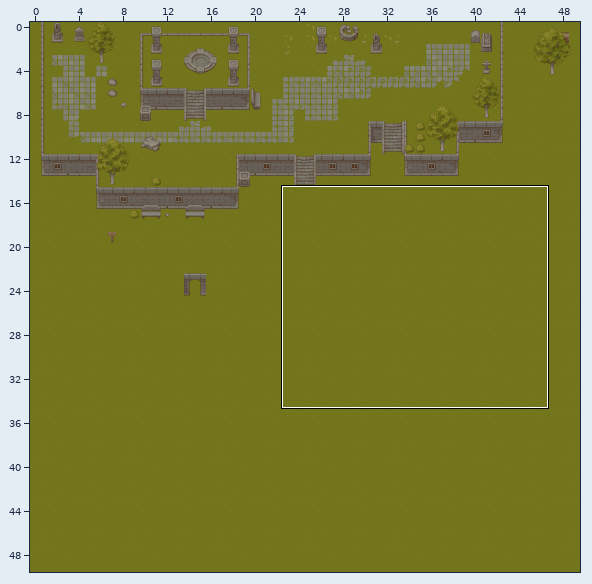
Tiled map -- Resources/Maps/RebirthTemple/RebirthTemple.tmx. Above, an overview of the earlier version with the close-up marked.
Close-up. Before the edit:
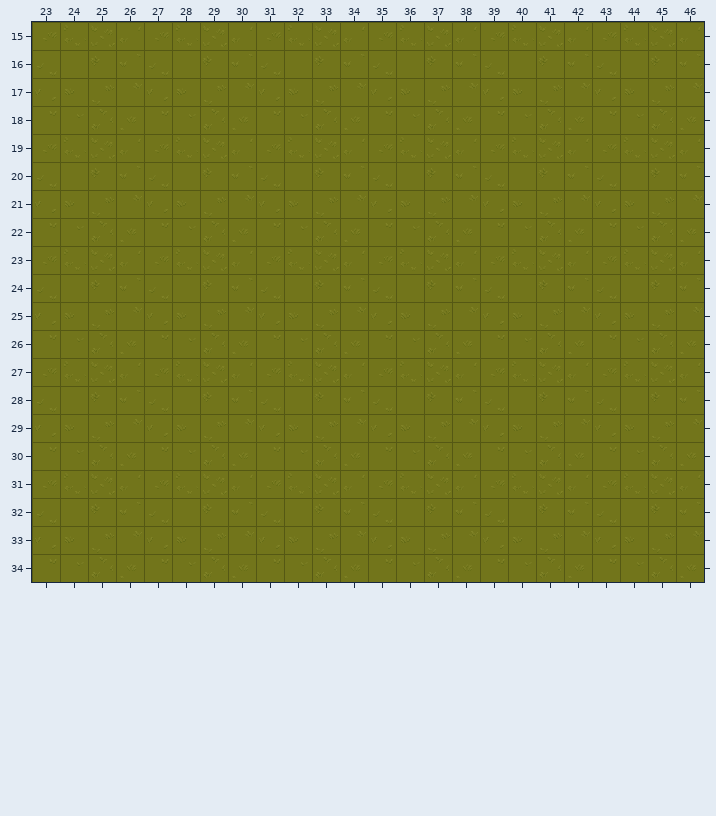
Cells are 32x32 px. Shown: x 23..46, y 15..34. The commit also changed other parts of the map, which this record leaves out.
Once edited:
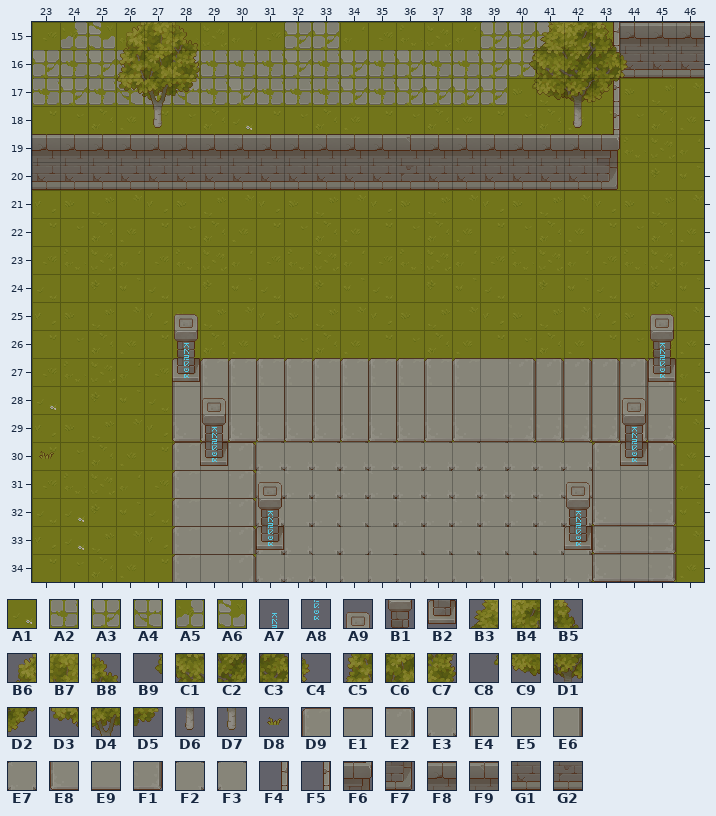
Key: from "RebirthGrass": A1 7, A2 40, A3 41, A4 48, A5 60, A6 61; from "RebirthItems": A7 56, A8 72, A9 91, B1 107, B2 123; from "RebirthPlants": B3 17, B4 18, B5 19, B6 21, B7 22, B8 23, B9 32, C1 33, C2 34, C3 35, C4 36, C5 37, C6 38, C7 39, C8 48, C9 49, D1 50, D2 51, D3 53, D4 54, D5 55, D6 66, D7 70, D8 192; from "RebirthStoneGround": D9 0, E1 1, E2 2, E3 4, E4 8, E5 9, E6 10, E7 12, E8 16, E9 17, F1 18, F2 20, F3 28; from "RebirthWall": F4 26, F5 42, F6 61, F7 77, F8 99, F9 100, G1 115, G2 116.
__ is an empty cell, .. an unchanged one.
Tiles of an added or newly shown layer are drawn over the layers below it.
Edits made:
--- layer "Struct"
@@ x 23..46 @@
-15 .. __ __ .. .. .. .. .. .. __ __ .. .. .. .. .. __ __ __ .. __ __ __ __
-16 __ __ __ __ .. __ __ __ __ __ __ __ __ __ __ __ __ __ .. .. __ __ __ __
-17 __ __ __ __ __ __ __ __ __ __ __ __ __ __ __ __ __ .. .. .. __ .. .. ..
-18 .. .. .. .. .. .. .. .. .. .. .. .. .. .. .. .. .. .. .. .. __ .. .. ..
-19 __ __ __ __ __ __ __ __ __ __ __ __ __ __ __ __ __ __ __ __ __ .. .. ..
-20 __ __ __ __ __ __ __ __ __ __ __ __ __ __ __ __ __ __ __ __ __ .. .. ..
+15 .. A5 A6 .. .. .. .. .. .. A3 A3 .. .. .. .. .. A3 A3 A3 .. F4 F8 F8 F8
+16 A3 A2 A3 A4 .. A4 A2 A2 A2 A3 A2 A3 A2 A3 A2 A2 A3 A3 .. .. F5 G1 G1 G1
+17 A2 A3 A2 A4 A3 A4 A2 A3 A2 A2 A2 A3 A2 A3 A3 A3 A3 .. .. .. F5 .. .. ..
+18 .. .. .. .. .. .. .. .. .. .. .. .. .. .. .. .. .. .. .. .. F5 .. .. ..
+19 F8 F8 F8 F8 F8 F8 F8 F8 F8 F8 F8 F8 F8 F9 F8 F8 F8 F8 F8 F8 F6 .. .. ..
+20 G1 G1 G1 G1 G1 G1 G1 G1 G1 G1 G1 G1 G1 G2 G1 G1 G1 G1 G1 G1 F7 .. .. ..
@@ x 28..45 @@
-27 __ __ __ __ __ __ __ __ __ __ __ __ __ __ __ __ __ __
-28 __ __ __ __ __ __ __ __ __ __ __ __ __ __ __ __ __ __
-29 __ __ __ __ __ __ __ __ __ __ __ __ __ __ __ __ __ __
-30 __ __ __ __ __ __ __ __ __ __ __ __ __ __ __ __ __ __
-31 __ __ __ __ __ __ __ __ __ __ __ __ __ __ __ __ __ __
-32 __ __ __ __ __ __ __ __ __ __ __ __ __ __ __ __ __ __
-33 __ __ __ __ __ __ __ __ __ __ __ __ __ __ __ __ __ __
-34 __ __ __ __ __ __ __ __ __ __ __ __ __ __ __ __ __ __
+27 D9 D9 D9 D9 D9 D9 D9 D9 D9 D9 D9 E1 E2 E2 E2 E2 E2 E2
+28 E4 E4 E4 E4 E4 E4 E4 E4 E4 E4 E4 E5 E6 E6 E6 E6 E6 E6
+29 E8 E8 E8 E8 E8 E8 E8 E8 E8 E8 E8 E9 F1 F1 F1 F1 F1 F1
+30 D9 E1 E2 E3 E3 E3 E3 E3 E3 E3 E3 E3 E3 E3 E3 D9 E1 E2
+31 D9 E1 E2 E7 E7 E3 E7 E7 E3 E3 E3 E3 E3 E3 E3 E4 E5 E6
+32 D9 E1 E2 E3 F2 E7 F2 F2 E7 E7 E7 E7 E7 E7 E7 E8 E9 F1
+33 D9 E1 E2 E3 E3 F2 F3 F3 F2 F2 F2 F2 F2 F2 F2 E8 E9 F1
+34 D9 E1 E2 E3 E7 F3 F3 F3 F3 F3 F3 F3 F3 F3 E3 E8 E9 F1
--- layer "Decoration"
@@ x 26..44 @@
-15 __ __ __ .. .. .. .. .. .. .. .. .. .. .. .. __ __ __ ..
-16 __ __ __ .. .. .. .. .. .. .. .. .. .. .. __ __ __ __ __
-17 __ __ __ .. .. .. .. .. .. .. .. .. .. .. __ __ __ __ ..
-18 .. __ .. .. __ .. .. .. .. .. .. .. .. .. .. .. __ .. ..
+15 B6 B7 B8 .. .. .. .. .. .. .. .. .. .. .. .. B3 B4 B5 ..
+16 C5 C6 C7 .. .. .. .. .. .. .. .. .. .. .. B9 C1 C2 C3 C4
+17 D3 D4 D5 .. .. .. .. .. .. .. .. .. .. .. C8 C9 D1 D2 ..
+18 .. D7 .. .. A1 .. .. .. .. .. .. .. .. .. .. .. D6 .. ..
@@ x 23..45 @@
-25 .. .. .. .. .. __ .. .. .. .. .. .. .. .. .. .. .. .. .. .. .. .. __
-26 .. .. .. .. .. __ .. .. .. .. .. .. .. .. .. .. .. .. .. .. .. .. __
-27 .. .. .. .. .. __ .. .. .. .. .. .. .. .. .. .. .. .. .. .. .. .. __
-28 __ .. .. .. .. .. __ .. .. .. .. .. .. .. .. .. .. .. .. .. .. __ ..
-29 .. .. .. .. .. .. __ .. .. .. .. .. .. .. .. .. .. .. .. .. .. __ ..
-30 __ .. .. .. .. .. __ .. .. .. .. .. .. .. .. .. .. .. .. .. .. __ ..
-31 .. .. .. .. .. .. .. .. __ .. .. .. .. .. .. .. .. .. .. __ .. .. ..
-32 .. __ .. .. .. .. .. .. __ .. .. .. .. .. .. .. .. .. .. __ .. .. ..
-33 .. __ .. .. .. .. .. .. __ .. .. .. .. .. .. .. .. .. .. __ .. .. ..
+25 .. .. .. .. .. A9 .. .. .. .. .. .. .. .. .. .. .. .. .. .. .. .. A9
+26 .. .. .. .. .. B1 .. .. .. .. .. .. .. .. .. .. .. .. .. .. .. .. B1
+27 .. .. .. .. .. B2 .. .. .. .. .. .. .. .. .. .. .. .. .. .. .. .. B2
+28 A1 .. .. .. .. .. A9 .. .. .. .. .. .. .. .. .. .. .. .. .. .. A9 ..
+29 .. .. .. .. .. .. B1 .. .. .. .. .. .. .. .. .. .. .. .. .. .. B1 ..
+30 D8 .. .. .. .. .. B2 .. .. .. .. .. .. .. .. .. .. .. .. .. .. B2 ..
+31 .. .. .. .. .. .. .. .. A9 .. .. .. .. .. .. .. .. .. .. A9 .. .. ..
+32 .. A1 .. .. .. .. .. .. B1 .. .. .. .. .. .. .. .. .. .. B1 .. .. ..
+33 .. A1 .. .. .. .. .. .. B2 .. .. .. .. .. .. .. .. .. .. B2 .. .. ..
--- layer "Magic" (added)
@@ x 28..45 @@
-26 __ .. .. .. .. .. .. .. .. .. .. .. .. .. .. .. .. __
-27 __ .. .. .. .. .. .. .. .. .. .. .. .. .. .. .. .. __
+26 A7 .. .. .. .. .. .. .. .. .. .. .. .. .. .. .. .. A7
+27 A8 .. .. .. .. .. .. .. .. .. .. .. .. .. .. .. .. A8
@@ x 29..44 @@
-29 __ .. .. .. .. .. .. .. .. .. .. .. .. .. .. __
-30 __ .. .. .. .. .. .. .. .. .. .. .. .. .. .. __
+29 A7 .. .. .. .. .. .. .. .. .. .. .. .. .. .. A7
+30 A8 .. .. .. .. .. .. .. .. .. .. .. .. .. .. A8
@@ x 31..42 @@
-32 __ .. .. .. .. .. .. .. .. .. .. __
-33 __ .. .. .. .. .. .. .. .. .. .. __
+32 A7 .. .. .. .. .. .. .. .. .. .. A7
+33 A8 .. .. .. .. .. .. .. .. .. .. A8
